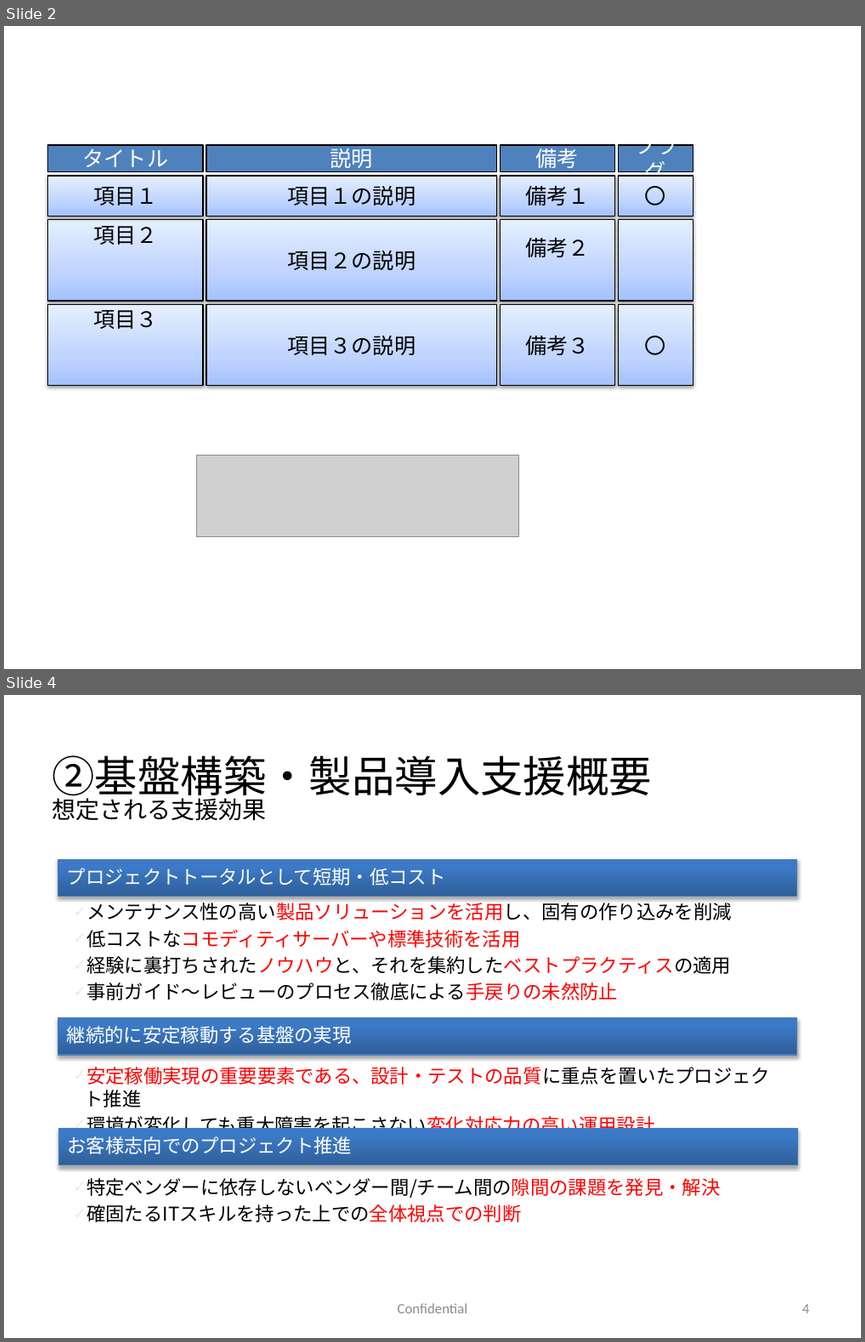
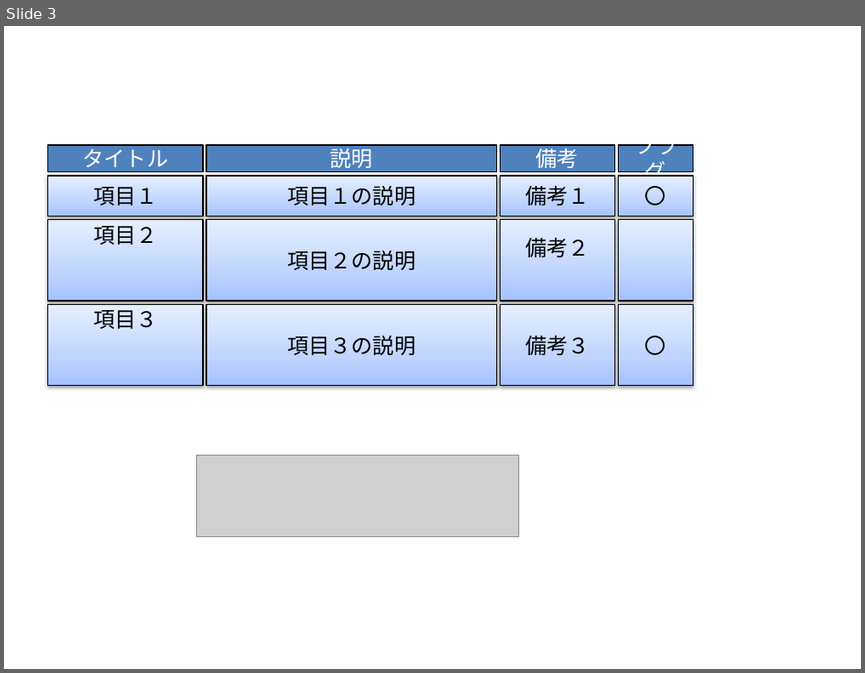
Before and after one commit to koichiro-git/extools, a slide deck: bin/ExTools4ppt.pptm. Shown one above the other, each under a label of ours: slides 2 and 4 before the commit, slide 3 after it; the slides between them are not shown. The pictures are 865x1342 and 865x673 pixels, drawn with LibreOffice and Linux fonts; fonts in the diff are those of the drawing; grey boxes stand for pictures. Boxes give left, top, right and bottom in pixels: in the first picture for what was removed or moved away, otherwise in the second. Text is boxed around its words. In the diff, an @@ line names an element or a change of style, - is before the commit and + after.

```diff
--- a/bin/ExTools4ppt.pptm
+++ b/bin/ExTools4ppt.pptm
@@ slide 4 removed at [4,695,861,1338], background #FFFFFF @@
@@ text removed at [52,755,653,821] @@
-②基盤構築・製品導入支援概要
-想定される支援効果
@@ rectangle removed at [58,860,796,896] @@
-プロジェクトトータルとして短期・低コスト
@@ text removed at [86,902,732,1000] @@
-✓ メンテナンス性の高い製品ソリューションを活用し、固有の作り込みを削減
-✓ 低コストなコモディティサーバーや標準技術を活用
-✓ 経験に裏打ちされたノウハウと、それを集約したベストプラクティスの適用
-✓ 事前ガイド～レビューのプロセス徹底による手戻りの未然防止
@@ rectangle removed at [58,1018,796,1055] @@
-継続的に安定稼動する基盤の実現
@@ text removed at [84,1066,770,1136] @@
-✓ 安定稼働実現の重要要素である、設計・テストの品質に重点を置いたプロジェクト推進
-✓ 環境が変化しても重大障害を起こさない変化対応力の高い運用設計
@@ rectangle removed at [59,1129,797,1165] @@
-お客様志向でのプロジェクト推進
@@ text removed at [86,1178,720,1222] @@
-✓ 特定ベンダーに依存しないベンダー間/チーム間の隙間の課題を発見・解決
-✓ 確固たるITスキルを持った上での全体視点での判断
@@ text removed at [398,1303,467,1313] @@
-Confidential
@@ page number removed at [802,1304,809,1313] @@
-4
@@ what was slide 2 is now slide 3 @@
```
Also in this commit, not shown: 2 slides changed, 1 slide added, 1 other slide removed, 21 other files.
